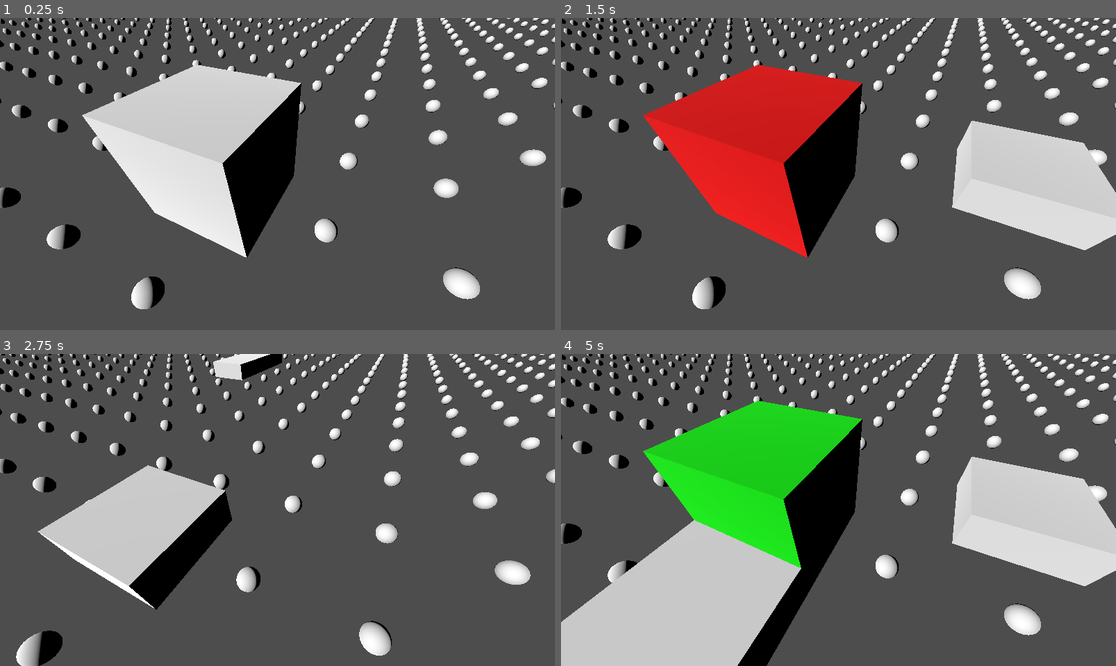
Above: before the commit, frames 1-4 (two rows, left to right).
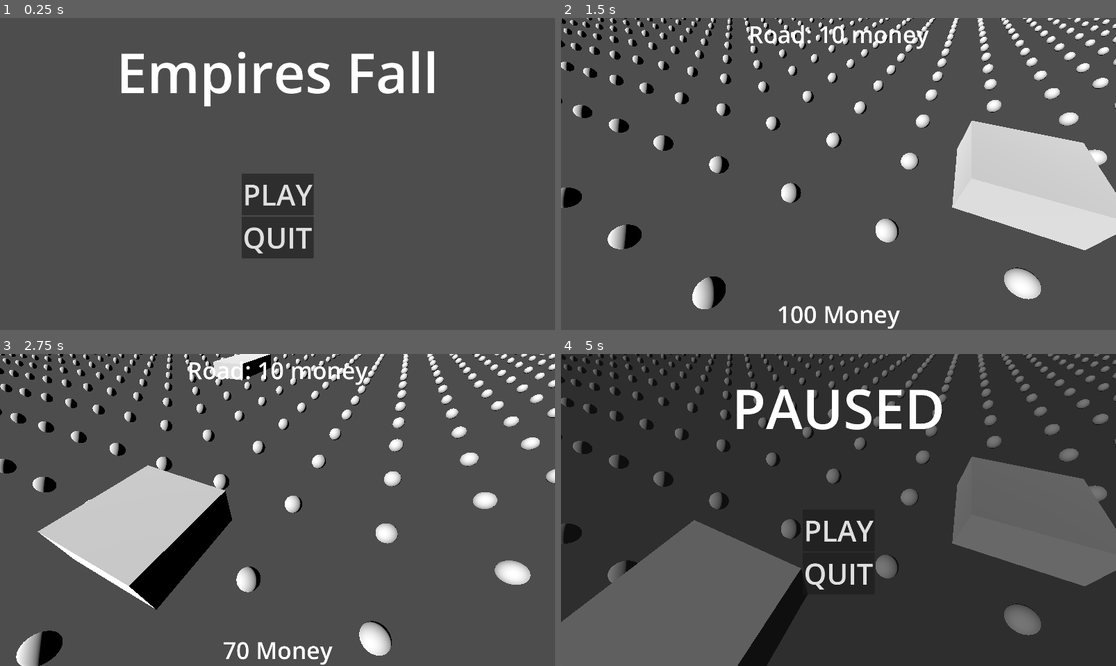
Above: after the commit, the same moments.

Repository: EvanButterfield/empires_fall
Game: Godot game, scene res://menus/main_menu.tscn
Same seed, same stepped clock (60 frames per second), same inputs: the game is played once before the commit and once after it. Before the commit the project starts from res://world.tscn.
Inputs (mouse positions are in pixels of both pictures, inside the frame that each line leads up to):
- Up to frame 1 (0.25 s): no input
- Up to frame 2 (1.5 s): click (838, 195) at 0.5 s, where only the run after the commit has a clickable "PLAY"; tap Enter at 1.25 s; move the mouse to (960, 158) at 1.27 s; hold E (cycle_building_right) from 1.28 s (still down); hold Right mouse button (delete) from 1.28 s (still down)
- Up to frame 3 (2.75 s): click (399, 494) at 1.55 s; tap Space at 2 s; move the mouse to (166, 525) at 2.02 s; release E (cycle_building_right) at 2.03 s; release Right mouse button (delete) at 2.03 s; hold S (move_back) from 2.03 s (still down); click (166, 525) at 2.1 s; right-click (166, 525) at 2.3 s
- Up to frame 4 (5 s): move the mouse to (894, 441) at 2.77 s; release S (move_back) at 2.78 s; hold E (cycle_building_right) 2.78-3.53 s; hold Right mouse button (delete) 2.78-3.53 s; click (894, 441) at 3.05 s; tap Enter at 3.5 s; move the mouse to (810, 572) at 3.52 s; hold W (move_forward) 3.53-4.28 s; click (810, 572) at 3.6 s; right-click (810, 572) at 3.8 s; move the mouse to (1005, 556) at 4.27 s; press the mouse at (1005, 556) at 4.28 s; hold Q (cycle_building_left) from 4.28 s (still down); tap Mouse wheel up (zoom_in) at 4.35 s; tap Escape (pause, bound only after the commit) at 4.9 s

The runs differ from the first frame. In frame 1, 26% of the frame differs, in the area x 0-100%, y 0-94%; in frame 2, 17%; in frame 3, 1.1%; in frame 4, 97%, in the area x 0-100%, y 0-100%.

Commit message:
UI and Menus

Diff:
--- a/buildings/building.gd
+++ b/buildings/building.gd
@@ -32,7 +32,6 @@
 	else:
 		$MeshInstance3D.get_surface_override_material(0).albedo_color = Color.RED
 
-# TODO(evan): Make this return only valid buildings
 func get_road_connections() -> Array:
 	var roads: Array[int]
 	var up_building: Building = Globals.grid.get_used(grid_index - Globals.grid.grid_dimension)
--- a/buildings/building_manager.gd
+++ b/buildings/building_manager.gd
@@ -4,6 +4,8 @@
 var selected_building: int = 0
 
 @export var current_building: Node3D
+
+@onready var current_building_label: Label = %CurrentBuildingLabel
 
 func _ready() -> void:
 	change_current_building()
@@ -28,8 +30,10 @@
 		child.queue_free()
 
 	var scene: PackedScene = get_selected_building()
-	var node: Node3D = scene.instantiate()
-	current_building.add_child(node)
+	var building: Building = scene.instantiate()
+	current_building.add_child(building)
+
+	current_building_label.text = "%s: %d money" % [building.building_name, building.cost]
 
 func get_selected_building() -> PackedScene:
 	return buildings[selected_building]
--- a/camera_controller.gd
+++ b/camera_controller.gd
@@ -18,6 +18,9 @@
 var selected_grid_position: Vector3
 
 func _process(delta: float) -> void:
+	if Globals.paused:
+		return
+
 	var input: Vector2 = Input.get_vector("move_left", "move_right", "move_forward", "move_back")
 	position += speed * ((basis.x * input.x) + (basis.z * input.y))
 
@@ -30,24 +33,35 @@
 		position.y = min(position.y, max_zoom)
 
 	var selected_used: Building = Globals.grid.used[selected_grid_index]
-	if !selected_used and Input.is_action_pressed("interact"):
-		var building_scene: PackedScene = building_manager.get_selected_building()
-		var building: Building = building_scene.instantiate()
-		if Globals.money >= building.cost:
-			Globals.money -= building.cost
-			building.position = selected_grid_position
-			buildings.add_child(building)
-			building.init(selected_grid_index)
-			Globals.grid.used[selected_grid_index] = building
+	if !selected_used:
+		current_building.visible = true
+
+		if Input.is_action_pressed("interact"):
+			var building_scene: PackedScene = building_manager.get_selected_building()
+			var building: Building = building_scene.instantiate()
+			if Globals.money >= building.cost:
+				Globals.money -= building.cost
+				building.position = selected_grid_position
+				buildings.add_child(building)
+				building.init(selected_grid_index)
+				Globals.grid.used[selected_grid_index] = building
+				Globals.buildings_changed.emit()
+				Globals.total_buildings_money += building.cost
+
+	if selected_used:
+		current_building.visible = false
+
+		if Input.is_action_pressed("delete"):
+			Globals.money += selected_used.cost / 2
+			selected_used.queue_free()
+			Globals.grid.used[selected_grid_index] = null
 			Globals.buildings_changed.emit()
-
-	if selected_used and Input.is_action_pressed("delete"):
-		Globals.money += selected_used.cost / 2
-		selected_used.queue_free()
-		Globals.grid.used[selected_grid_index] = null
-		Globals.buildings_changed.emit()
+			Globals.total_buildings_money -= selected_used.cost
 
 func _physics_process(delta: float) -> void:
+	if Globals.paused:
+		return
+
 	var space_state: PhysicsDirectSpaceState3D = get_world_3d().direct_space_state
 	var mouse_pos: Vector2 = get_viewport().get_mouse_position()
 
--- a/globals.gd
+++ b/globals.gd
@@ -3,23 +3,59 @@
 signal tick
 signal buildings_changed
 
+enum SCENES {MAIN_MENU, WORLD, END_MENU}
+var scenes: Array[PackedScene] = [preload("res://menus/main_menu.tscn"),
+								preload("res://world.tscn"),
+								preload("res://menus/end_menu.tscn")]
+
 var grid: GridVisualizer
 var roads: Array = []
 
 var money: int = 100
+var total_money: int = money
+var max_total_money: int = 500
+var total_buildings_money: int = 0:
+	set(value):
+		total_buildings_money = value
+		total_money = money + total_buildings_money
 
 var tick_time: float = 0.5
 var current_tick_time: float = tick_time
 
+var current_scene: Node
+var current_scene_enum: SCENES
+var amount_of_root_scenes: int = 2
+var last_amount_of_root_scenes: int = 2
+
+var paused: bool
+
 func _ready():
-	grid = get_tree().current_scene.get_child(0).get_child(0)
+	current_scene = get_tree().current_scene
 
 func _process(delta: float) -> void:
+	amount_of_root_scenes = get_tree().root.get_children().size()
+
+	if last_amount_of_root_scenes != amount_of_root_scenes:
+		if current_scene_enum == SCENES.WORLD:
+			grid = current_scene.get_child(0).get_child(0)
+		else:
+			grid = null
+
 	current_tick_time -= delta
 	if current_tick_time <= 0:
 		tick.emit()
 		current_tick_time = tick_time
 		print(money)
+
+		if total_money > max_total_money:
+			switch_scene(SCENES.END_MENU)
+
+	last_amount_of_root_scenes = amount_of_root_scenes
+
+func switch_scene(scene: SCENES) -> void:
+	current_scene = scenes[scene].instantiate()
+	get_tree().change_scene_to_packed(scenes[scene])
+	current_scene_enum = scene
 
 func get_road_from_index(building_index: int) -> int:
 	for road in roads:
--- /dev/null
+++ b/menus/end_menu.tscn
@@ -0,0 +1,65 @@
+[gd_scene load_steps=2 format=3 uid="uid://c0rsnke20ct02"]
+
+[ext_resource type="Script" path="res://menus/main_menu.gd" id="1_3tbdh"]
+
+[node name="EndMenu" type="Control"]
+layout_mode = 3
+anchors_preset = 15
+anchor_right = 1.0
+anchor_bottom = 1.0
+grow_horizontal = 2
+grow_vertical = 2
+script = ExtResource("1_3tbdh")
+
+[node name="Fail" type="Label" parent="."]
+layout_mode = 1
+anchors_preset = 5
+anchor_left = 0.5
+anchor_right = 0.5
+offset_left = -779.0
+offset_top = 55.0
+offset_right = 779.0
+offset_bottom = 316.0
+grow_horizontal = 2
+theme_override_font_sizes/font_size = 191
+text = "Your Empire Fell!"
+horizontal_alignment = 1
+
+[node name="Description" type="Label" parent="."]
+layout_mode = 1
+anchors_preset = 5
+anchor_left = 0.5
+anchor_right = 0.5
+offset_left = -643.0
+offset_top = 371.79
+offset_right = 643.0
+offset_bottom = 656.79
+grow_horizontal = 2
+theme_override_font_sizes/font_size = 50
+text = "The empire could not handle the ever expansion of your greed. Maybe build it a little bit more to scale next time? (or maybe be content with a little bit)"
+horizontal_alignment = 1
+autowrap_mode = 2
+
+[node name="Buttons" type="GridContainer" parent="."]
+layout_mode = 1
+anchors_preset = 8
+anchor_left = 0.5
+anchor_top = 0.5
+anchor_right = 0.5
+anchor_bottom = 0.5
+offset_left = -124.5
+offset_top = 117.715
+offset_right = 124.5
+offset_bottom = 411.715
+grow_horizontal = 2
+grow_vertical = 2
+
+[node name="PlayButton" type="Button" parent="Buttons"]
+layout_mode = 2
+theme_override_font_sizes/font_size = 100
+text = "PLAY AGAIN"
+
+[node name="QuitButton" type="Button" parent="Buttons"]
+layout_mode = 2
+theme_override_font_sizes/font_size = 100
+text = "QUIT"
--- /dev/null
+++ b/menus/main_menu.gd
@@ -0,0 +1,7 @@
+extends Control
+
+func _on_play_button_pressed():
+	Globals.switch_scene(Globals.SCENES.WORLD)
+
+func _on_quit_button_pressed():
+	get_tree().quit()
--- /dev/null
+++ b/menus/main_menu.tscn
@@ -0,0 +1,53 @@
+[gd_scene load_steps=2 format=3 uid="uid://k5oewxcrleci"]
+
+[ext_resource type="Script" path="res://menus/main_menu.gd" id="1_vhuod"]
+
+[node name="MainMenu" type="Control"]
+layout_mode = 3
+anchors_preset = 15
+anchor_right = 1.0
+anchor_bottom = 1.0
+grow_horizontal = 2
+grow_vertical = 2
+script = ExtResource("1_vhuod")
+
+[node name="Title" type="Label" parent="."]
+layout_mode = 1
+anchors_preset = 5
+anchor_left = 0.5
+anchor_right = 0.5
+offset_left = -558.0
+offset_top = 55.0
+offset_right = 558.0
+offset_bottom = 316.0
+grow_horizontal = 2
+theme_override_font_sizes/font_size = 191
+text = "Empires Fall"
+horizontal_alignment = 1
+
+[node name="Buttons" type="GridContainer" parent="."]
+layout_mode = 1
+anchors_preset = 8
+anchor_left = 0.5
+anchor_top = 0.5
+anchor_right = 0.5
+anchor_bottom = 0.5
+offset_left = -124.5
+offset_top = -1.84003
+offset_right = 124.5
+offset_bottom = 292.16
+grow_horizontal = 2
+grow_vertical = 2
+
+[node name="PlayButton" type="Button" parent="Buttons"]
+layout_mode = 2
+theme_override_font_sizes/font_size = 100
+text = "PLAY"
+
+[node name="QuitButton" type="Button" parent="Buttons"]
+layout_mode = 2
+theme_override_font_sizes/font_size = 100
+text = "QUIT"
+
+[connection signal="pressed" from="Buttons/PlayButton" to="." method="_on_play_button_pressed"]
+[connection signal="pressed" from="Buttons/QuitButton" to="." method="_on_quit_button_pressed"]
--- a/project.godot
+++ b/project.godot
@@ -11,13 +11,19 @@
 [application]
 
 config/name="Empires Fall"
-run/main_scene="res://world.tscn"
+run/main_scene="res://menus/main_menu.tscn"
 config/features=PackedStringArray("4.2", "Forward Plus")
 config/icon="res://icon.svg"
 
 [autoload]
 
 Globals="*res://globals.gd"
+
+[display]
+
+window/size/viewport_width=1920
+window/size/viewport_height=1080
+window/size/mode=3
 
 [input]
 
@@ -71,6 +77,11 @@
 "events": [Object(InputEventKey,"resource_local_to_scene":false,"resource_name":"","device":-1,"window_id":0,"alt_pressed":false,"shift_pressed":false,"ctrl_pressed":false,"meta_pressed":false,"pressed":false,"keycode":0,"physical_keycode":69,"key_label":0,"unicode":101,"echo":false,"script":null)
 ]
 }
+pause={
+"deadzone": 0.5,
+"events": [Object(InputEventKey,"resource_local_to_scene":false,"resource_name":"","device":-1,"window_id":0,"alt_pressed":false,"shift_pressed":false,"ctrl_pressed":false,"meta_pressed":false,"pressed":false,"keycode":0,"physical_keycode":4194305,"key_label":0,"unicode":0,"echo":false,"script":null)
+]
+}
 
 [layer_names]
 
--- /dev/null
+++ b/world.gd
@@ -0,0 +1,21 @@
+extends Node3D
+
+@onready var hud: Control = $HUD
+@onready var current_money_label: Label = $HUD/CurrentMoneyLabel
+@onready var pause_menu: Control = $PauseMenu
+
+func _process(delta: float) -> void:
+	current_money_label.text = "%d Money" % Globals.money
+
+	if Input.is_action_just_pressed("pause"):
+		Globals.paused = true
+		hud.visible = false
+		pause_menu.visible = true
+
+func _on_play_button_pressed():
+	Globals.paused = false
+	hud.visible = true
+	pause_menu.visible = false
+
+func _on_quit_button_pressed():
+	get_tree().quit()
--- a/world.tscn
+++ b/world.tscn
@@ -1,6 +1,7 @@
-[gd_scene load_steps=11 format=3 uid="uid://kj45ecayg2ke"]
+[gd_scene load_steps=12 format=3 uid="uid://kj45ecayg2ke"]
 
 [ext_resource type="Script" path="res://grid_visualizer.gd" id="1_27pgn"]
+[ext_resource type="Script" path="res://world.gd" id="1_p7e8h"]
 [ext_resource type="Script" path="res://camera_controller.gd" id="2_rplq2"]
 [ext_resource type="PackedScene" uid="uid://djk86fdufw5x5" path="res://buildings/farm.tscn" id="2_rrtrj"]
 [ext_resource type="Script" path="res://buildings/building_manager.gd" id="3_b7f4y"]
@@ -18,6 +19,7 @@
 [sub_resource type="StandardMaterial3D" id="StandardMaterial3D_dpv3y"]
 
 [node name="World" type="Node3D"]
+script = ExtResource("1_p7e8h")
 
 [node name="Grid" type="StaticBody3D" parent="."]
 collision_layer = 2
@@ -61,3 +63,97 @@
 
 [node name="DirectionalLight3D" type="DirectionalLight3D" parent="."]
 transform = Transform3D(0.904314, 2.56031e-07, -0.426869, 0.265761, 0.782554, 0.56301, 0.334048, -0.622583, 0.707674, 0, 0, 0)
+
+[node name="HUD" type="Control" parent="."]
+layout_mode = 3
+anchors_preset = 15
+anchor_right = 1.0
+anchor_bottom = 1.0
+grow_horizontal = 2
+grow_vertical = 2
+
+[node name="CurrentBuildingLabel" type="Label" parent="HUD"]
+unique_name_in_owner = true
+layout_mode = 1
+anchors_preset = 5
+anchor_left = 0.5
+anchor_right = 0.5
+offset_left = -960.0
+offset_right = 960.0
+offset_bottom = 23.0
+grow_horizontal = 2
+theme_override_font_sizes/font_size = 81
+text = "Farm"
+horizontal_alignment = 1
+
+[node name="CurrentMoneyLabel" type="Label" parent="HUD"]
+layout_mode = 1
+anchors_preset = 7
+anchor_left = 0.5
+anchor_top = 1.0
+anchor_right = 0.5
+anchor_bottom = 1.0
+offset_left = -189.0
+offset_top = -111.0
+offset_right = 189.0
+grow_horizontal = 2
+grow_vertical = 0
+theme_override_font_sizes/font_size = 81
+text = "10 Money"
+
+[node name="PauseMenu" type="Control" parent="."]
+visible = false
+layout_mode = 3
+anchors_preset = 15
+anchor_right = 1.0
+anchor_bottom = 1.0
+grow_horizontal = 2
+grow_vertical = 2
+
+[node name="Panel" type="Panel" parent="PauseMenu"]
+layout_mode = 1
+anchors_preset = 15
+anchor_right = 1.0
+anchor_bottom = 1.0
+grow_horizontal = 2
+grow_vertical = 2
+
+[node name="Label" type="Label" parent="PauseMenu"]
+layout_mode = 1
+anchors_preset = 5
+anchor_left = 0.5
+anchor_right = 0.5
+offset_left = -369.0
+offset_top = 55.0
+offset_right = 369.0
+offset_bottom = 316.0
+grow_horizontal = 2
+theme_override_font_sizes/font_size = 191
+text = "PAUSED"
+
+[node name="Buttons" type="GridContainer" parent="PauseMenu"]
+layout_mode = 1
+anchors_preset = 8
+anchor_left = 0.5
+anchor_top = 0.5
+anchor_right = 0.5
+anchor_bottom = 0.5
+offset_left = -124.5
+offset_top = -1.84003
+offset_right = 124.5
+offset_bottom = 292.16
+grow_horizontal = 2
+grow_vertical = 2
+
+[node name="PlayButton" type="Button" parent="PauseMenu/Buttons"]
+layout_mode = 2
+theme_override_font_sizes/font_size = 100
+text = "PLAY"
+
+[node name="QuitButton" type="Button" parent="PauseMenu/Buttons"]
+layout_mode = 2
+theme_override_font_sizes/font_size = 100
+text = "QUIT"
+
+[connection signal="pressed" from="PauseMenu/Buttons/PlayButton" to="." method="_on_play_button_pressed"]
+[connection signal="pressed" from="PauseMenu/Buttons/QuitButton" to="." method="_on_quit_button_pressed"]
